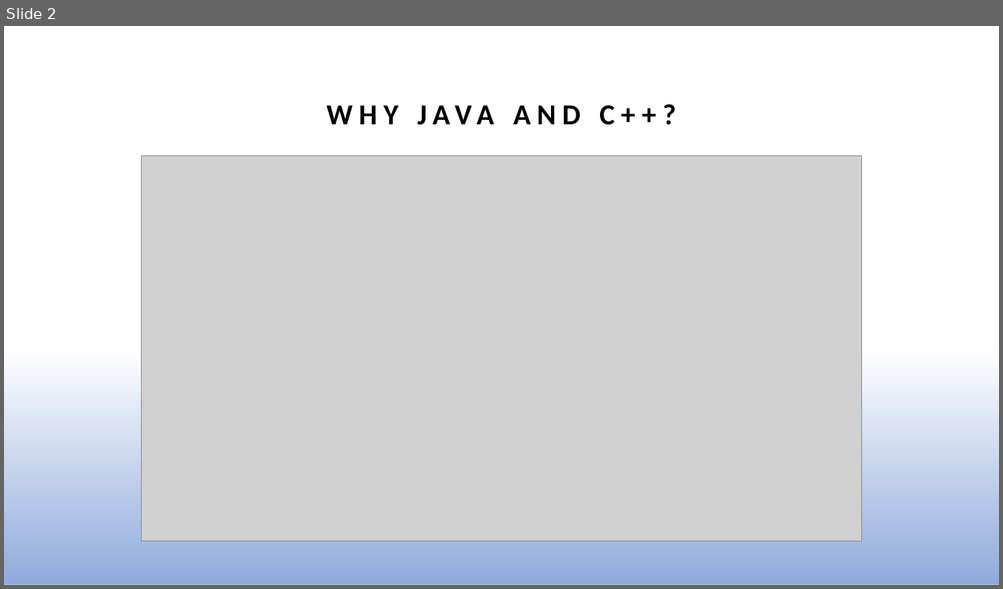
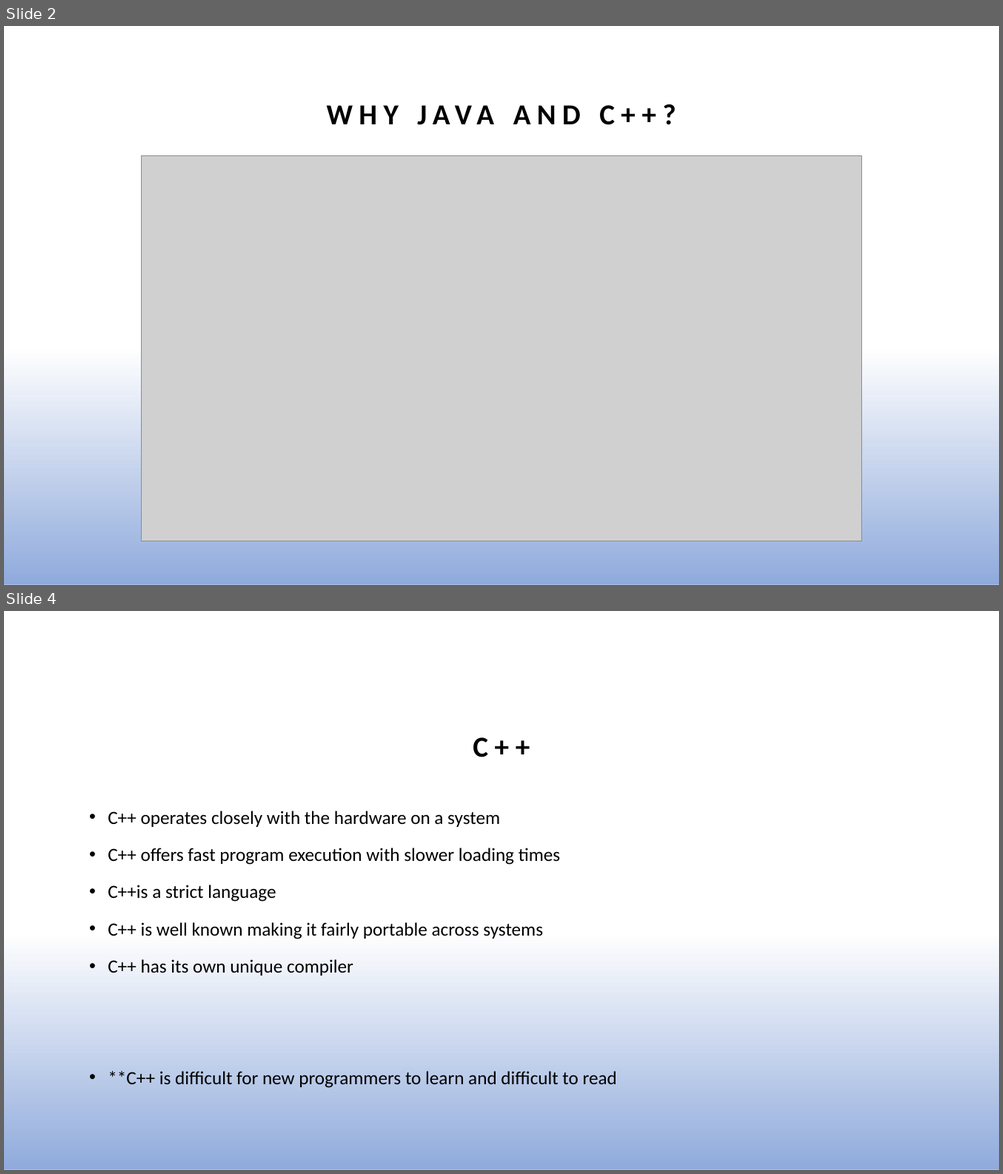
Before and after one commit to tzenisekj/Spring2024-ProgrammingLanguages, a slide deck: Term Paper/FInal.pptx. Shown one above the other, each under a label of ours: slide 2 before the commit, slides 2 and 4 after it; the slides between them are not shown. The pictures are 1003x589 and 1003x1174 pixels, drawn with LibreOffice and Linux fonts; fonts in the diff are those of the drawing; grey boxes stand for pictures. Boxes give left, top, right and bottom in pixels: in the first picture for what was removed or moved away, otherwise in the second. Text is boxed around its words. In the diff, an @@ line names an element or a change of style, - is before the commit and + after.

```diff
--- a/Term Paper/FInal.pptx
+++ b/Term Paper/FInal.pptx
@@ slide 4 added at [4, 611, 999, 1170], background #FFFFFF; not listed: 1 template element that a slide beside it also shows @@
@@ title added at [472, 738, 529, 758], 28 pt, text #000000, bold @@
+C++
@@ text added at [108, 811, 617, 1088], 18 pt, text #000000 @@
+• C++ operates closely with the hardware on a system
+• C++ offers fast program execution with slower loading times
+• C++is a strict language
+• C++ is well known making it fairly portable across systems
+• C++ has its own unique compiler
+• **C++ is difficult for new programmers to learn and difficult to read
```
Also in this commit, not shown: 1 slide changed, 8 other slides added.
